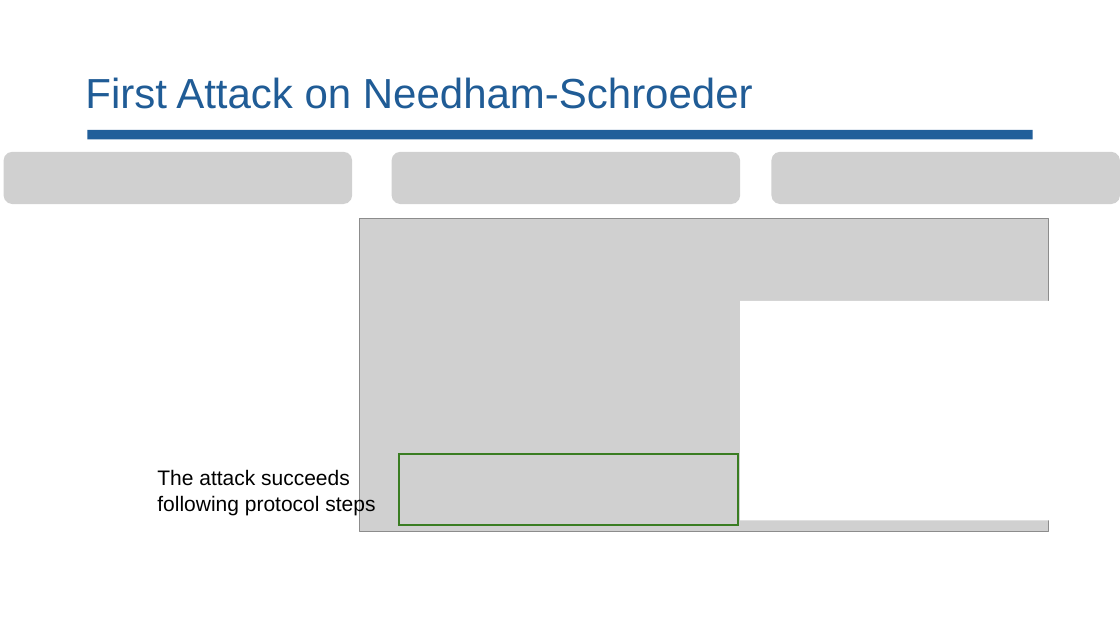
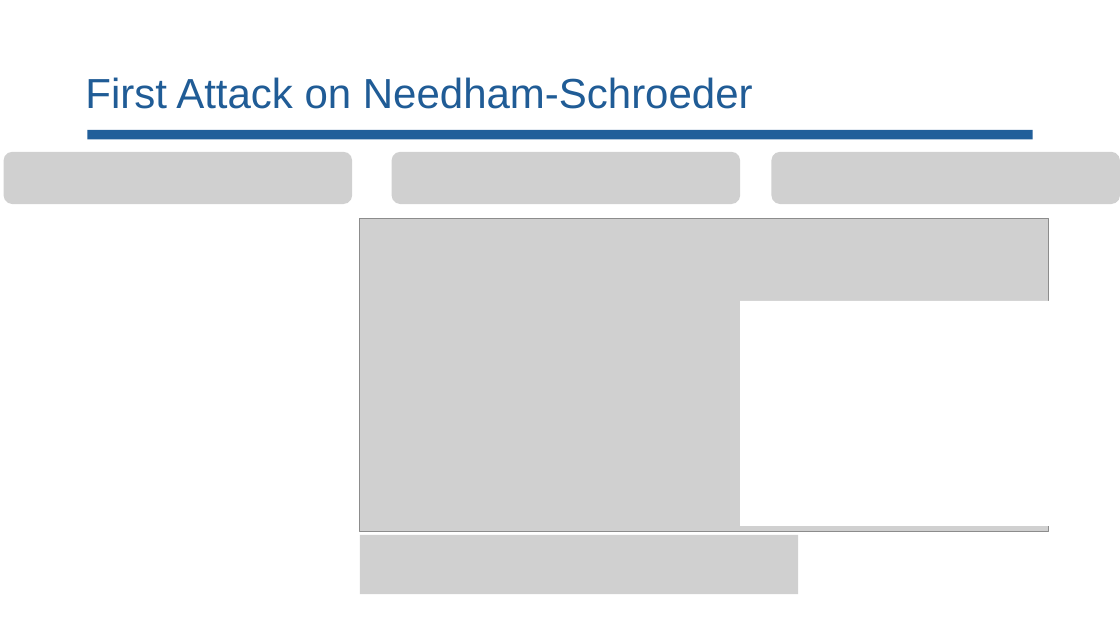
Before and after one commit to lorchrob/comp_slides, a slide deck: slide 72 of comp.pptx. Drawn at 1120x630 pixels with LibreOffice and Linux fonts; fonts in the diff are those of the drawing; grey boxes stand for pictures. Boxes give left, top, right and bottom in pixels: in the first picture for what was removed or moved away, otherwise in the second. Text is boxed around its words. In the diff, an @@ line names an element or a change of style, - is before the commit and + after.

```diff
--- a/comp.pptx
+++ b/comp.pptx
@@ rectangle added at <box>740,307,1087,526</box>, fill #FFFFFF @@
@@ text removed at <box>157,469,375,515</box> @@
-The attack succeeds following protocol steps
@@ rectangle removed at <box>399,455,738,526</box> @@
@@ picture added at <box>360,535,798,595</box> @@
```
Also in this commit, not shown: 12 other slides changed, 2 slides added.
